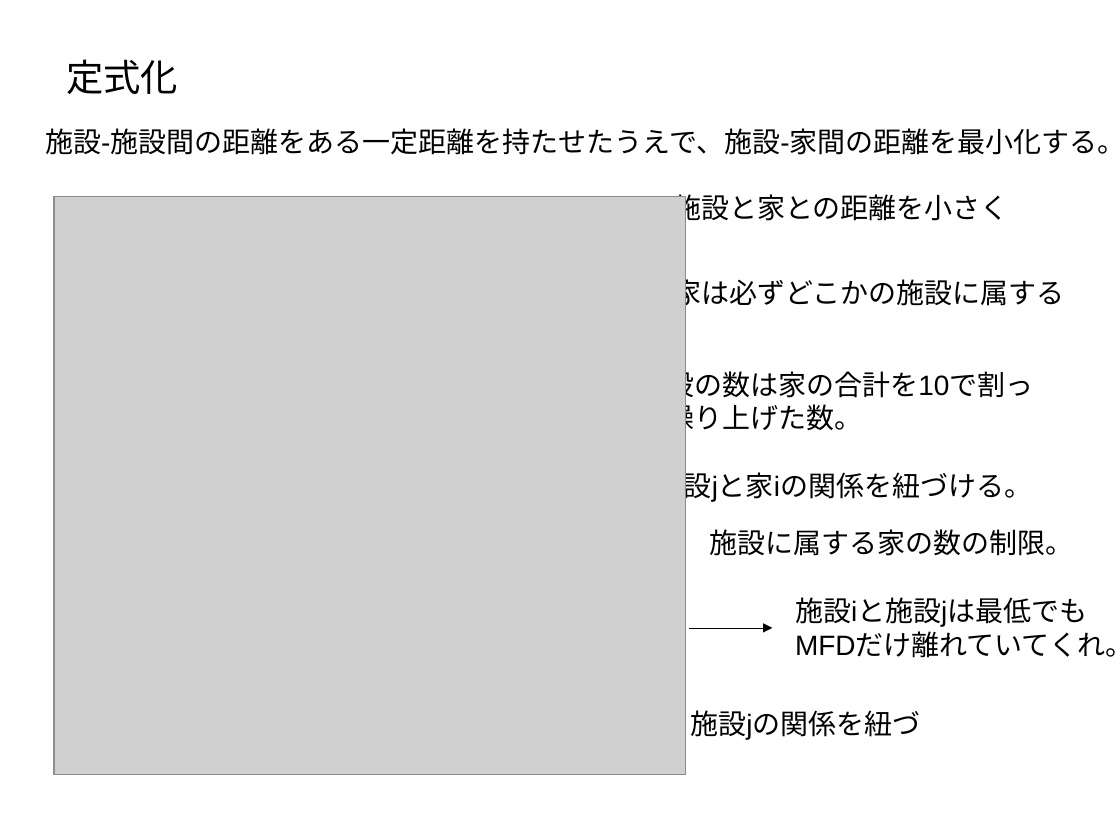
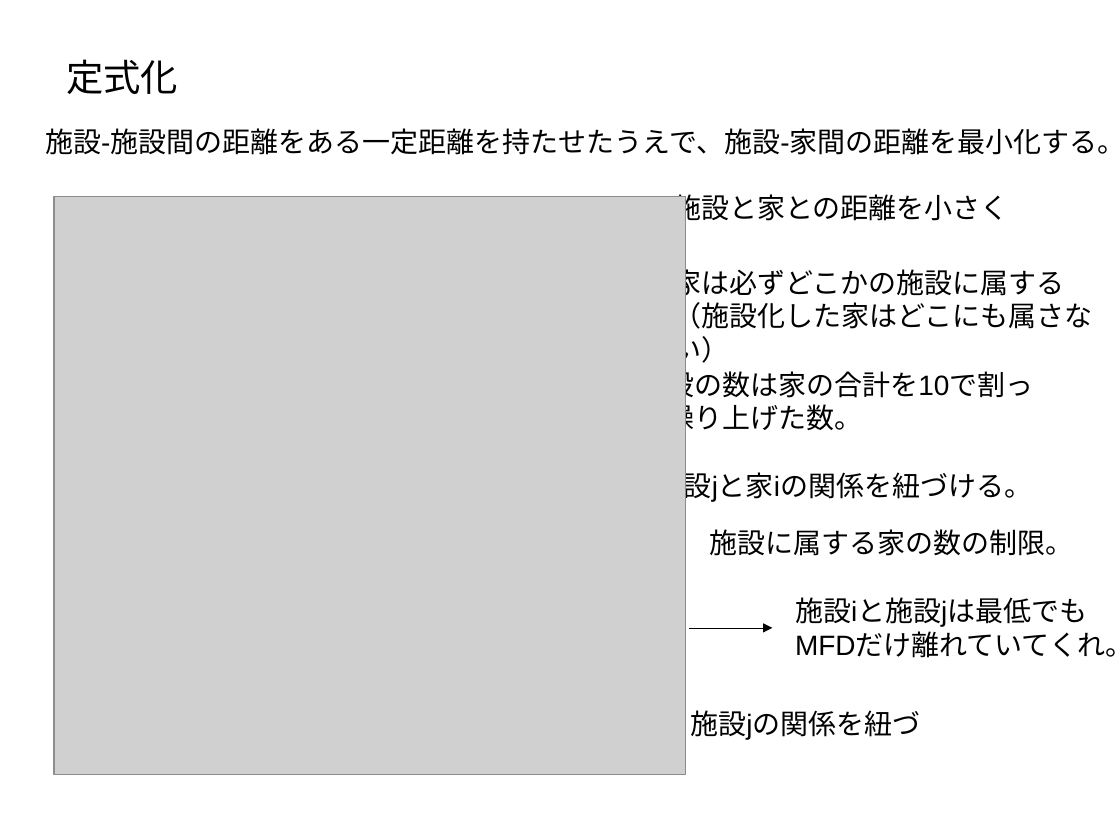
Before and after one commit to sohsugi1108/optimization, a slide deck: slide 15 of doc/不在確率_tsp.pptx (slide 17 before the commit). Drawn at 1120x840 pixels with LibreOffice and Linux fonts; fonts in the diff are those of the drawing; grey boxes stand for pictures. Boxes give left, top, right and bottom in pixels: in the first picture for what was removed or moved away, otherwise in the second. Text is boxed around its words. In the diff, an @@ line names an element or a change of style, - is before the commit and + after.

```diff
--- a/doc/不在確率_tsp.pptx
+++ b/doc/不在確率_tsp.pptx
@@ text "家は必ずどこかの施設に属する": place and size @@
-text "家は必ずどこかの施設に属する" at (673,275,1064,311)
+text "家は必ずどこかの施設に属する" at (673,265,1092,334)
@@ text at (673,298,1092,334): paragraph added @@
+（施設化した家はどこにも属さない）
```
Also in this commit, not shown: 5 other slides changed, 2 slides removed, 3 other files.
